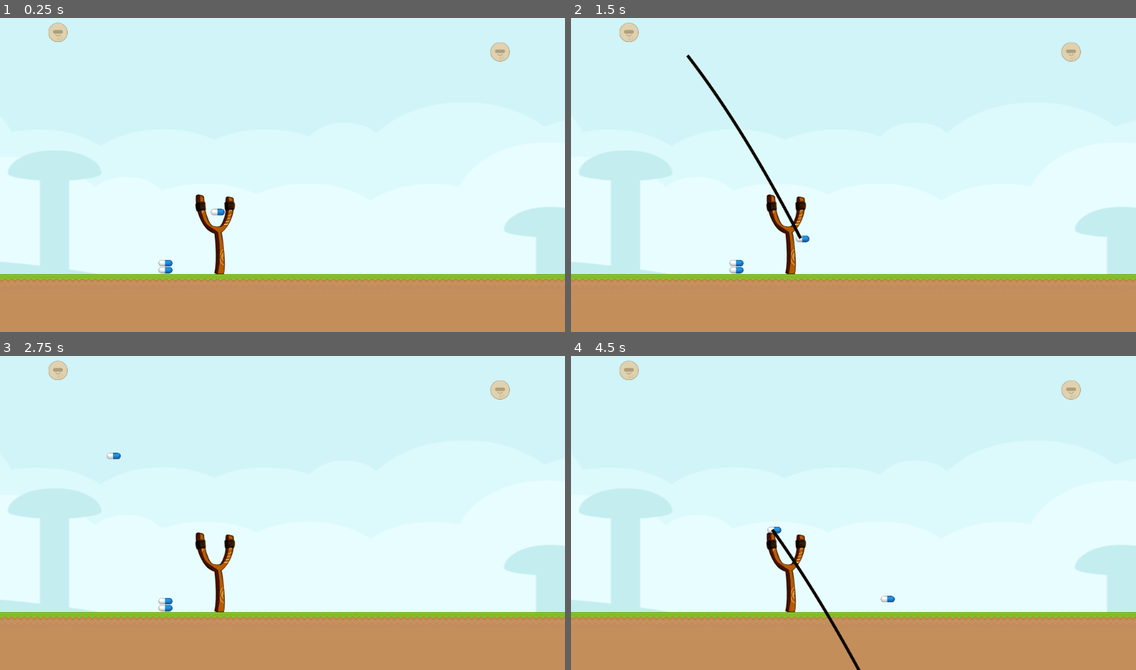
Above: before the commit, frames 1-4 (two rows, left to right).
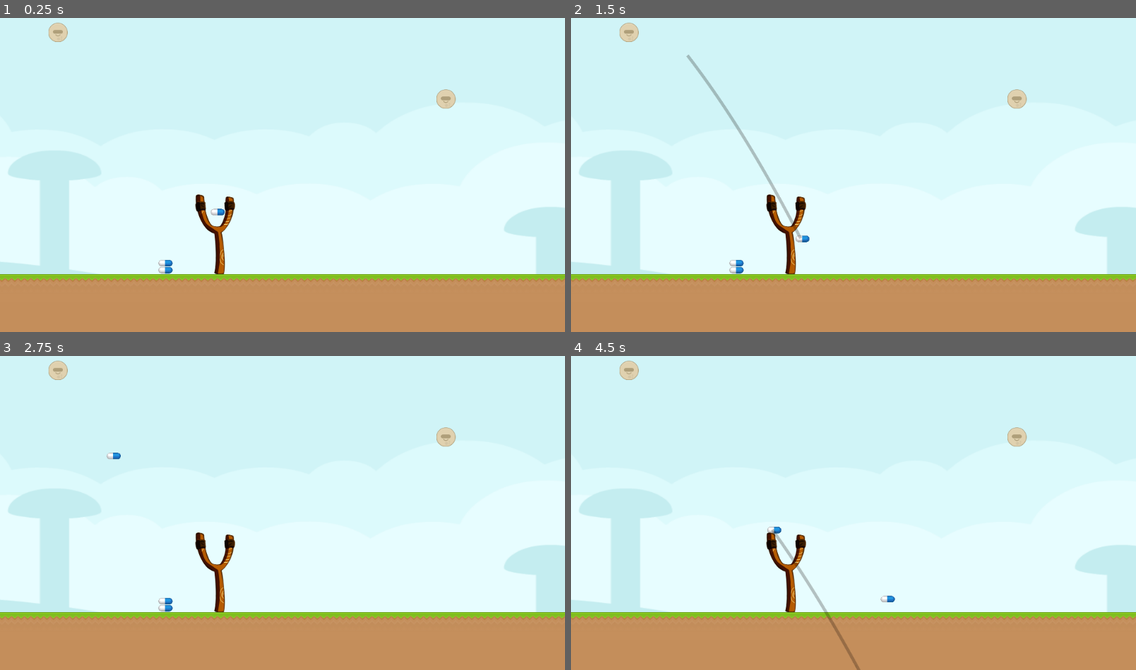
Above: after the commit, the same moments.

Repository: kleimaj/slingshot
Game: Godot game, scene res://Scenes/Level.tscn
Two runs of this game, one before a commit and one after it. Both use one fixed random seed, a clock stepped at 60 frames per second and the inputs below.
Inputs (mouse positions are in pixels of both pictures, inside the frame that each line leads up to):
- Up to frame 1 (0.25 s): no input
- Up to frame 2 (1.5 s): tap Enter at 0.5 s; move the mouse to (977, 149) at 0.52 s; click (977, 149) at 0.67 s; tap Space at 1.25 s; drag from (740, 184) to (825, 231) at 1.27 s
- Up to frame 3 (2.75 s): move the mouse to (339, 431) at 2.02 s; click (339, 431) at 2.17 s
- Up to frame 4 (4.5 s): tap Enter at 2.75 s; drag from (825, 569) to (684, 456) at 2.77 s; move the mouse to (1023, 553) at 3.52 s; click (1023, 553) at 3.67 s; drag from (684, 456) to (768, 421) at 4.27 s

The runs differ from the first frame. In frame 1, 0.3% of the frame differs, in the area x 77-91%, y 7-29%; in frame 2, 0.8%, in the area x 20-91%, y 7-71%; in frame 3, 0.3%; in frame 4, 0.7%.

Commit message:
changes enemies to static bodies, changes sprite on Area2D Collision

Diff:
--- a/Objects/Enemy.gd
+++ b/Objects/Enemy.gd
@@ -37,6 +37,6 @@
 			var collider_velocity = state.get_contact_collider_velocity_at_position(collision_index)
 			_on_rigid_body_collision_v2(collider, collider_velocity, state.linear_velocity)
 
-
-func _on_Enemy_body_entered(body):
-	print("collision")
+func _on_Area2D_body_entered(body):
+	if body.is_in_group("projectiles"):
+		$Sprite.texture = load("res://GFX/kenney_physicsAssets_v2/PNG/Aliens/alienBlue_round.png")
--- a/Objects/Enemy.tscn
+++ b/Objects/Enemy.tscn
@@ -7,6 +7,8 @@
 radius = 35.0
 
 [node name="Enemy" type="RigidBody2D"]
+collision_layer = 3
+collision_mask = 3
 contacts_reported = 2
 contact_monitor = true
 script = ExtResource( 2 )
@@ -20,4 +22,10 @@
 [node name="CollisionShape2D" type="CollisionShape2D" parent="."]
 visible = false
 shape = SubResource( 1 )
-[connection signal="body_entered" from="." to="." method="_on_Enemy_body_entered"]
+
+[node name="Area2D" type="Area2D" parent="."]
+
+[node name="CollisionShape2D2" type="CollisionShape2D" parent="Area2D"]
+visible = false
+shape = SubResource( 1 )
+[connection signal="body_entered" from="Area2D" to="." method="_on_Area2D_body_entered"]
--- a/Objects/Projectile.tscn
+++ b/Objects/Projectile.tscn
@@ -11,6 +11,8 @@
 "projectiles",
 ]]
 input_pickable = true
+collision_layer = 3
+collision_mask = 3
 mode = 3
 script = ExtResource( 1 )
 __meta__ = {
--- a/Objects/Slingshot.tscn
+++ b/Objects/Slingshot.tscn
@@ -27,7 +27,7 @@
 [node name="Line2D" type="Line2D" parent="."]
 z_index = 2
 width = 15.0
-default_color = Color( 0.4, 0.501961, 1, 1 )
+default_color = Color( 0.4, 0.501961, 1, 0.243137 )
 texture = ExtResource( 3 )
 texture_mode = 1
 joint_mode = 2
--- a/Scenes/Level.tscn
+++ b/Scenes/Level.tscn
@@ -106,11 +106,15 @@
 [node name="Slingshot" parent="." instance=ExtResource( 6 )]
 position = Vector2( 233.085, 197.408 )
 
-[node name="Enemy" parent="." instance=ExtResource( 5 )]
+[node name="Enemies" type="Node2D" parent="."]
+
+[node name="Enemy" parent="Enemies" instance=ExtResource( 5 )]
 position = Vector2( -263.937, -388.278 )
+mode = 1
 
-[node name="Enemy2" parent="." instance=ExtResource( 5 )]
-position = Vector2( 1338.68, -317.722 )
+[node name="Enemy2" parent="Enemies" instance=ExtResource( 5 )]
+position = Vector2( 1142.13, -146.373 )
+mode = 1
 
 [node name="Projectiles" type="Node2D" parent="."]
 
